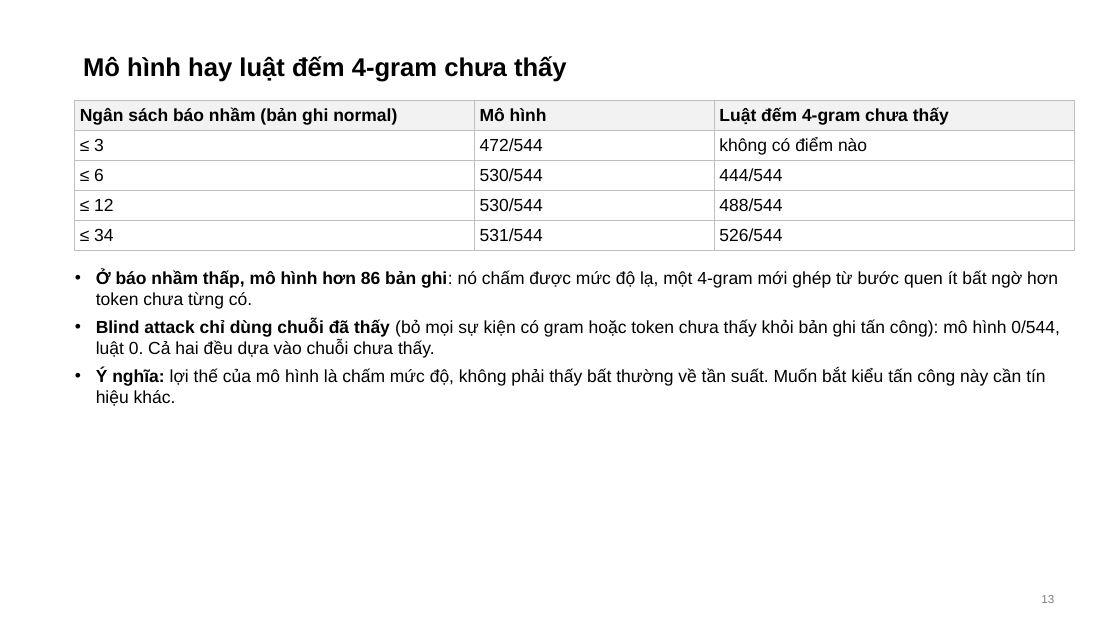
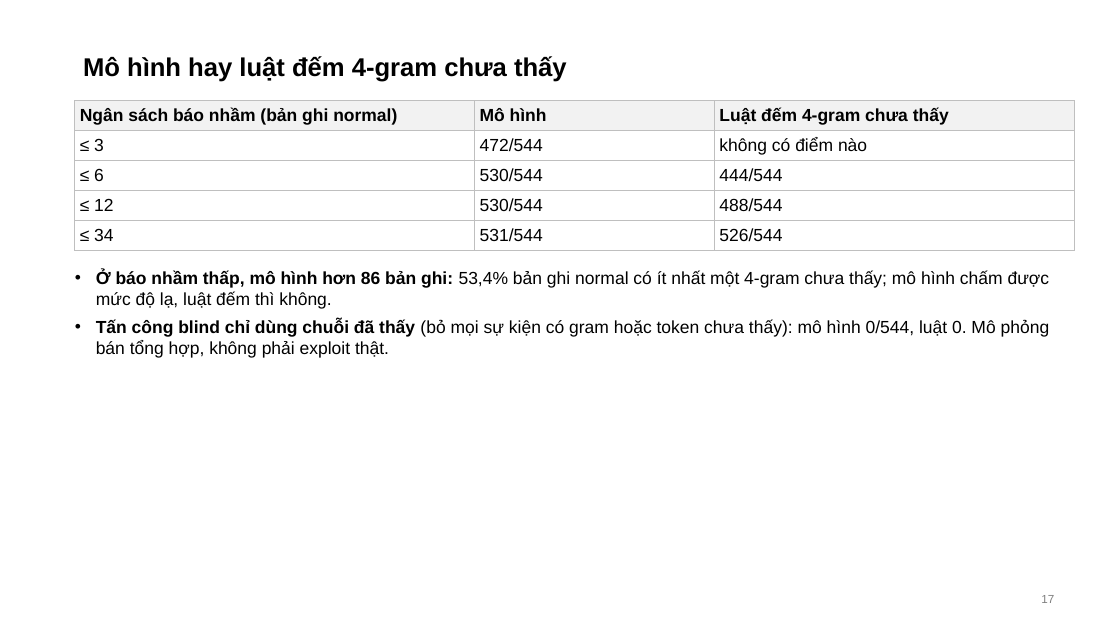
Before and after one commit to tndat-dev/eBPF-project, a slide deck: slide 17 of docs/Slide-runtime_security(13_11).pptx (slide 13 before the commit). Drawn at 1120x630 pixels with LibreOffice and Linux fonts; fonts in the diff are those of the drawing. Boxes give left, top, right and bottom in pixels: in the first picture for what was removed or moved away, otherwise in the second. Text is boxed around its words. In the diff, an @@ line names an element or a change of style, - is before the commit and + after.

Commit message:
Meeting 13/11 rewritten around the current ML model: six steps, base and Witten-Bell formulas, three worked LID-DS examples (lidds_token_explain.py, receipts token-explain reproduce 36/36, 35/35, 36/36 with 0 false alarms), the model on the cluster, design checks and limits; report 22 pages, 23 slides

```diff
--- a/docs/Slide-runtime_security(13_11).pptx
+++ b/docs/Slide-runtime_security(13_11).pptx
@@ text at [96, 270, 1050, 358]: text changed @@
-• Ở báo nhầm thấp, mô hình hơn 86 bản ghi: nó chấm được mức độ lạ, một 4-gram mới ghép từ bước quen ít bất ngờ hơn token chưa từng có.
-• Blind attack chỉ dùng chuỗi đã thấy (bỏ mọi sự kiện có gram hoặc token chưa thấy khỏi bản ghi tấn công): mô hình 0/544, luật 0. Cả hai đều dựa vào chuỗi chưa thấy.
-• Ý nghĩa: lợi thế của mô hình là chấm mức độ, không phải thấy bất thường về tần suất. Muốn bắt kiểu tấn công này cần tín hiệu khác.
+• Ở báo nhầm thấp, mô hình hơn 86 bản ghi: 53,4% bản ghi normal có ít nhất một 4-gram chưa thấy; mô hình chấm được mức độ lạ, luật đếm thì không.
+• Tấn công blind chỉ dùng chuỗi đã thấy (bỏ mọi sự kiện có gram hoặc token chưa thấy): mô hình 0/544, luật 0. Mô phỏng bán tổng hợp, không phải exploit thật.
@@ page number at [1041, 595, 1054, 603]: text changed @@
-13
+17
```
Also in this commit, not shown: 8 other slides changed, 14 slides added, 8 slides removed, 8 other files.
